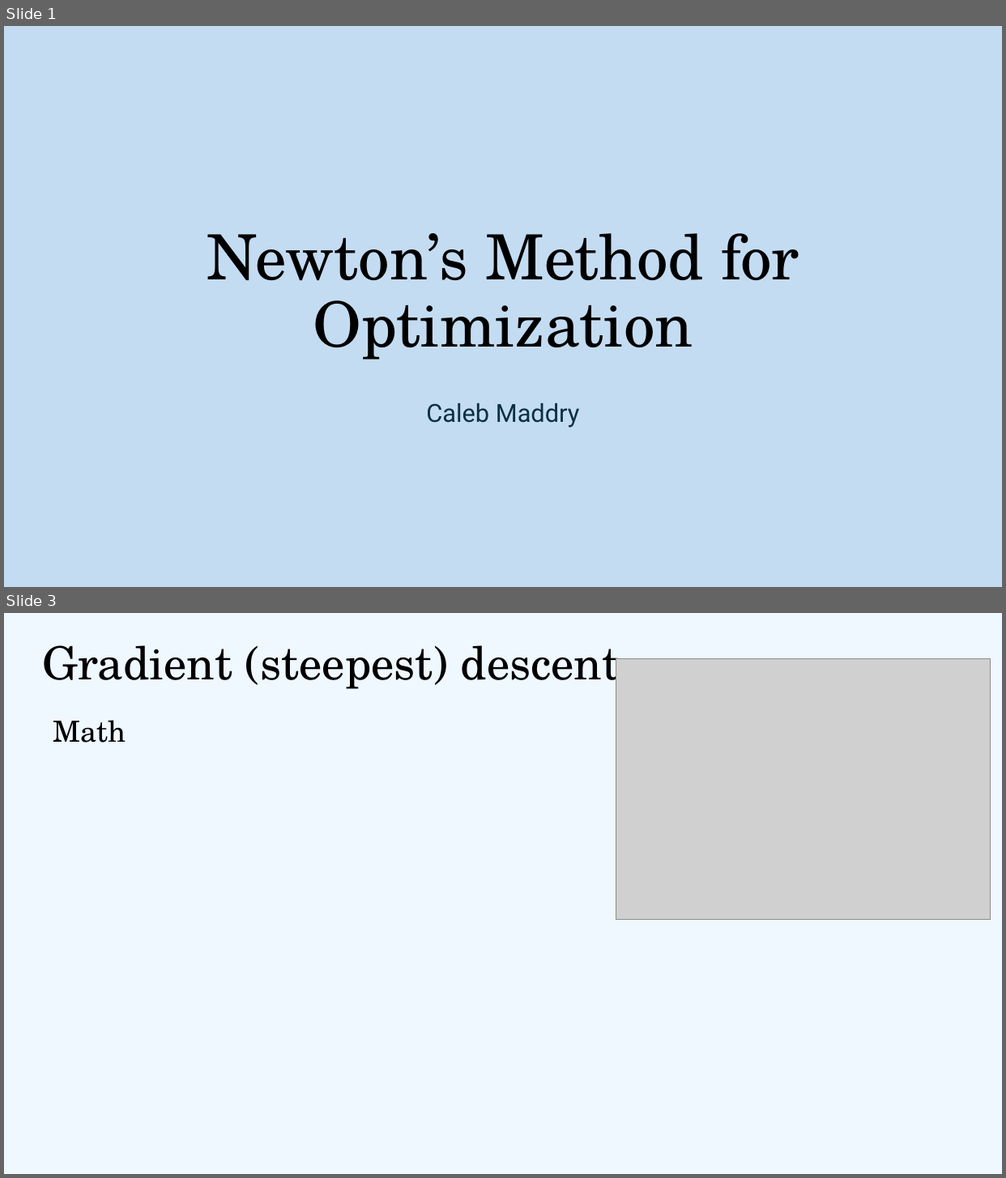
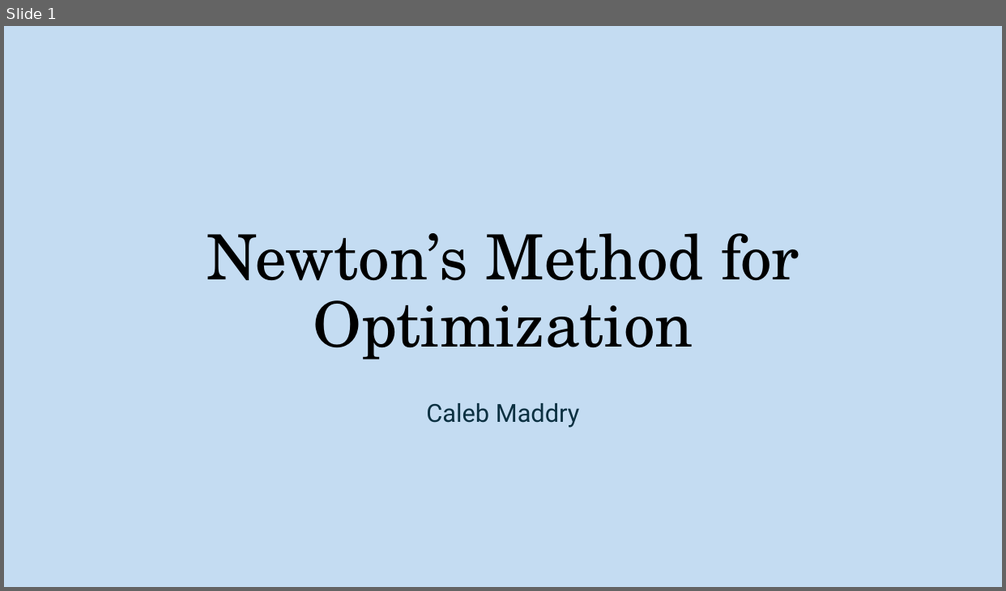
Before and after one commit to cmaddry/APPM-4600, a slide deck: Final Project/Presentation/APPM 4600 Final Presentation.pptx. Shown one above the other, each under a label of ours: slides 1 and 3 before the commit, slide 1 after it; the slides between them are not shown. The pictures are 1006x1178 and 1006x591 pixels, drawn with LibreOffice and Linux fonts; fonts in the diff are those of the drawing; grey boxes stand for pictures. Boxes give left, top, right and bottom in pixels: in the first picture for what was removed or moved away, otherwise in the second. Text is boxed around its words. In the diff, an @@ line names an element or a change of style, - is before the commit and + after.

```diff
--- a/Final Project/Presentation/APPM 4600 Final Presentation.pptx
+++ b/Final Project/Presentation/APPM 4600 Final Presentation.pptx
@@ slide 3 removed at [4,613,1002,1174], background #EFF7FF @@
@@ title removed at [42,645,620,693] @@
-Gradient (steepest) descent
@@ picture removed at [616,659,991,920] @@
@@ text removed at [53,720,126,743] @@
-Math
```
Also in this commit, not shown: 1 slide changed, 15 slides added, 23 other files.
